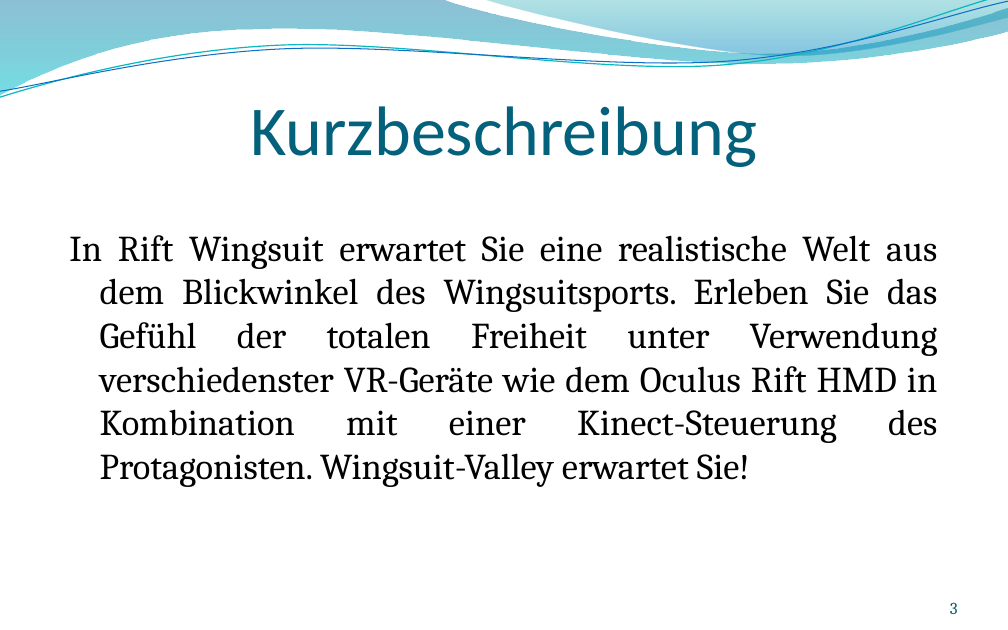
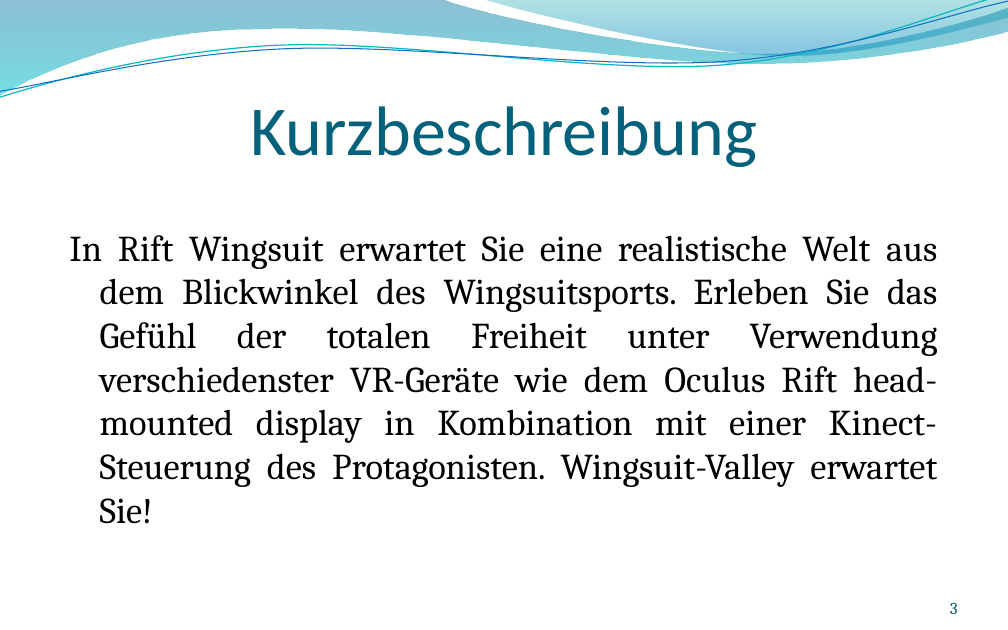
Before and after one commit to andreasdietze/Rift-Wingsuit, a slide deck: slide 3 of Präsentationen/Projektpräsentation/Projektpräsentation Rift Wingsuit.pptx. Drawn at 1008x630 pixels with LibreOffice and Linux fonts; fonts in the diff are those of the drawing; background and template pictures are left out. Boxes give left, top, right and bottom in pixels: in the first picture for what was removed or moved away, otherwise in the second. Text is boxed around its words. In the diff, an @@ line names an element or a change of style, - is before the commit and + after.

```diff
--- a/Präsentationen/Projektpräsentation/Projektpräsentation Rift Wingsuit.pptx
+++ b/Präsentationen/Projektpräsentation/Projektpräsentation Rift Wingsuit.pptx
@@ text at (x1=69, y1=235, x2=938, y2=524): text changed @@
-In Rift Wingsuit erwartet Sie eine realistische Welt aus dem Blickwinkel des Wingsuitsports. Erleben Sie das Gefühl der totalen Freiheit unter Verwendung verschiedenster VR-Geräte wie dem Oculus Rift HMD in Kombination mit einer Kinect-Steuerung des Protagonisten. Wingsuit-Valley erwartet Sie!
+In Rift Wingsuit erwartet Sie eine realistische Welt aus dem Blickwinkel des Wingsuitsports. Erleben Sie das Gefühl der totalen Freiheit unter Verwendung verschiedenster VR-Geräte wie dem Oculus Rift head-mounted display in Kombination mit einer Kinect-Steuerung des Protagonisten. Wingsuit-Valley erwartet Sie!
```
Also in this commit, not shown: 2 other slides changed.
